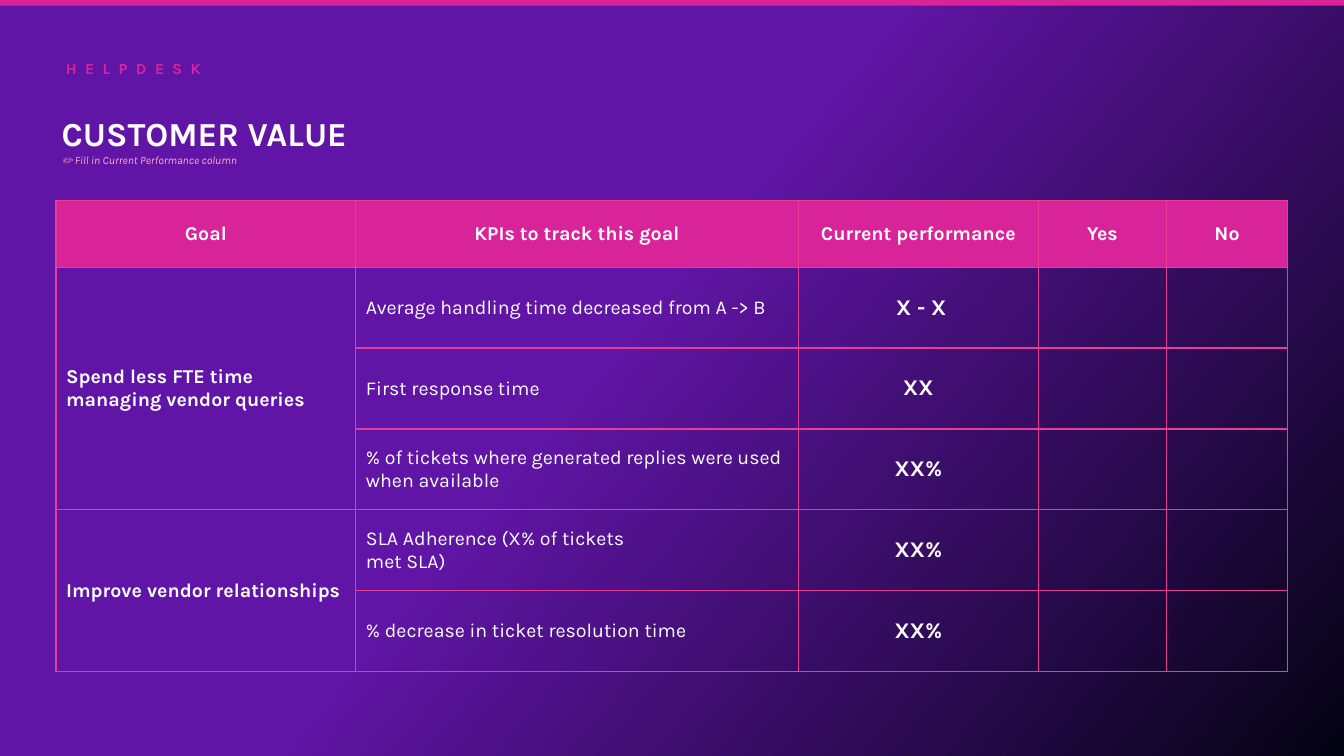
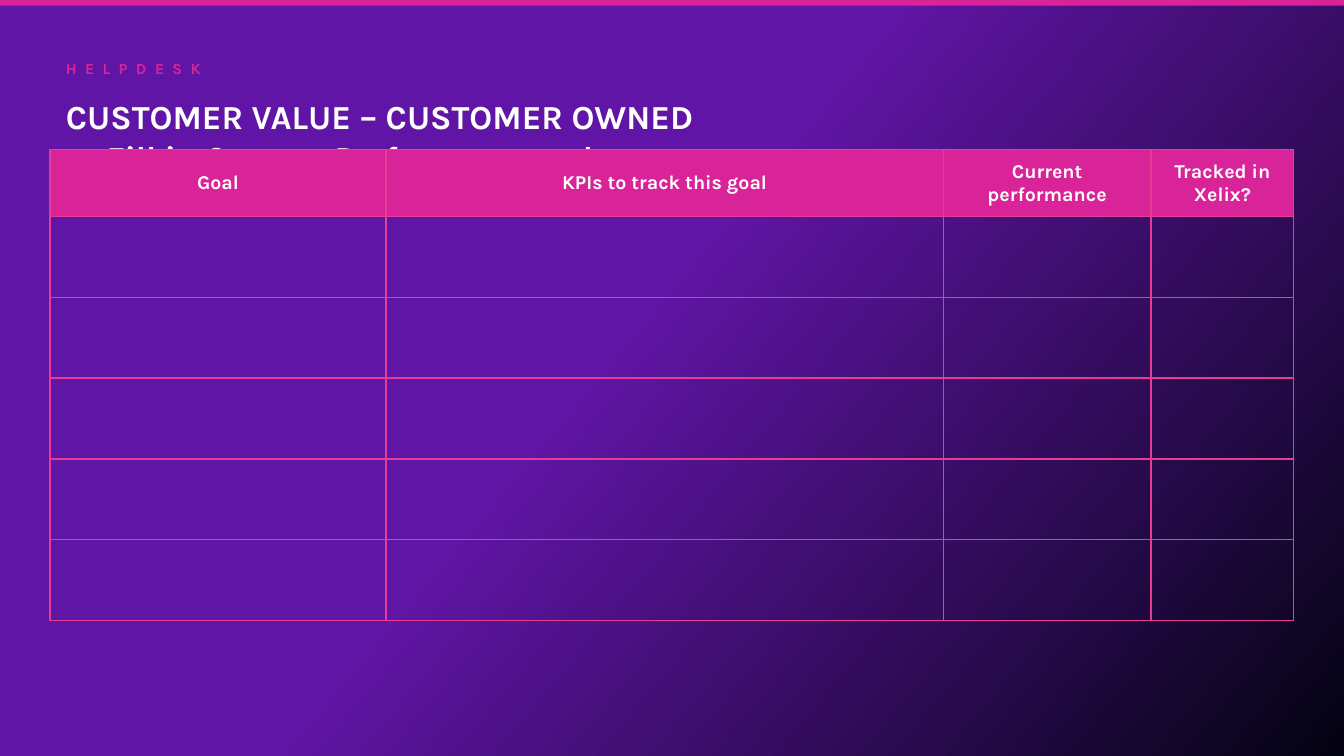
Before and after one commit to oresanniowo-beep/EBR-Gen-v2, a slide deck: slide 28 of EBR_Template.pptx. Drawn at 1344x756 pixels with LibreOffice and Linux fonts; fonts in the diff are those of the drawing; background and template pictures are left out. Boxes give left, top, right and bottom in pixels: in the first picture for what was removed or moved away, otherwise in the second. Text is boxed around its words. In the diff, an @@ line names an element or a change of style, - is before the commit and + after.

```diff
--- a/EBR_Template.pptx
+++ b/EBR_Template.pptx
@@ text at (66,106,694,178): text changed; size 8 to 24 pt; text colour #FFAACC to #FFFFFF; bold on; italic off @@
-CUSTOMER VALUE
-✏ Fill in Current Performance column
+CUSTOMER VALUE – CUSTOMER OWNED
+✏ Fill in Current Performance column
@@ table at (50,150,1295,621) @@
-column 1: Goal | Spend less FTE time managing vendor queries |  |  | Improve vendor relationships | 
-column 2: KPIs to track this goal | Average handling time decreased from A -> B | First response time | % of tickets where generated replies were used when available | SLA Adherence (X% of tickets / met SLA) | % decrease in ticket resolution time
-column 3: Current performance | X - X | XX | XX% | XX% | XX%
-column 4: Yes |  |  |  |  | 
-column 5: No |  |  |  |  | 
+column 1: Goal |  |  |  |  | 
+column 2: KPIs to track this goal |  |  |  |  | 
+column 3: Current performance |  |  |  |  | 
+column 4: Tracked in Xelix? |  |  |  |  | 
@@ table: place and size @@
-table at (56,201,1291,671)
+table at (50,150,1295,621)
```
Also in this commit, not shown: 28 other slides changed, 10 slides added, 10 slides removed.
